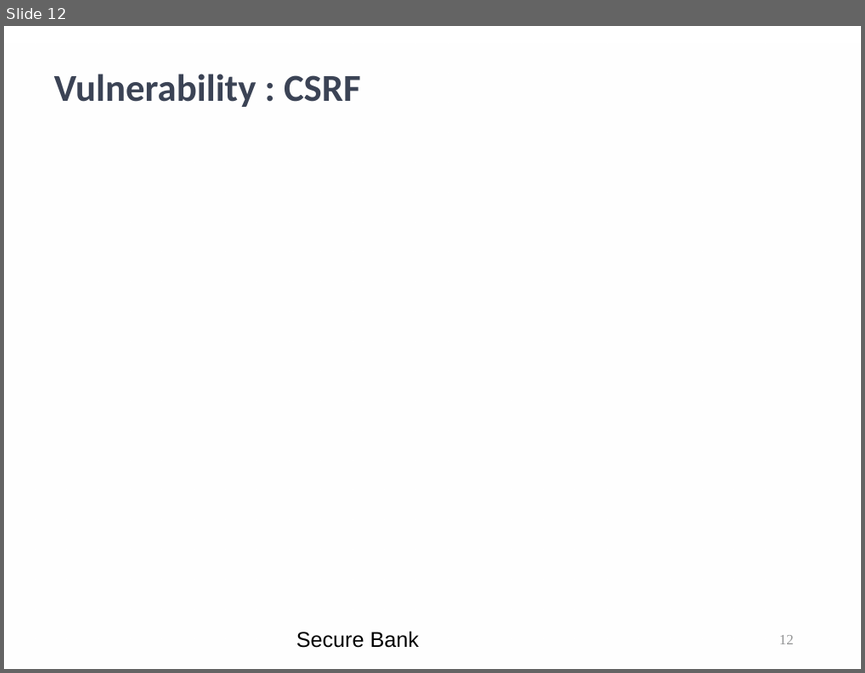
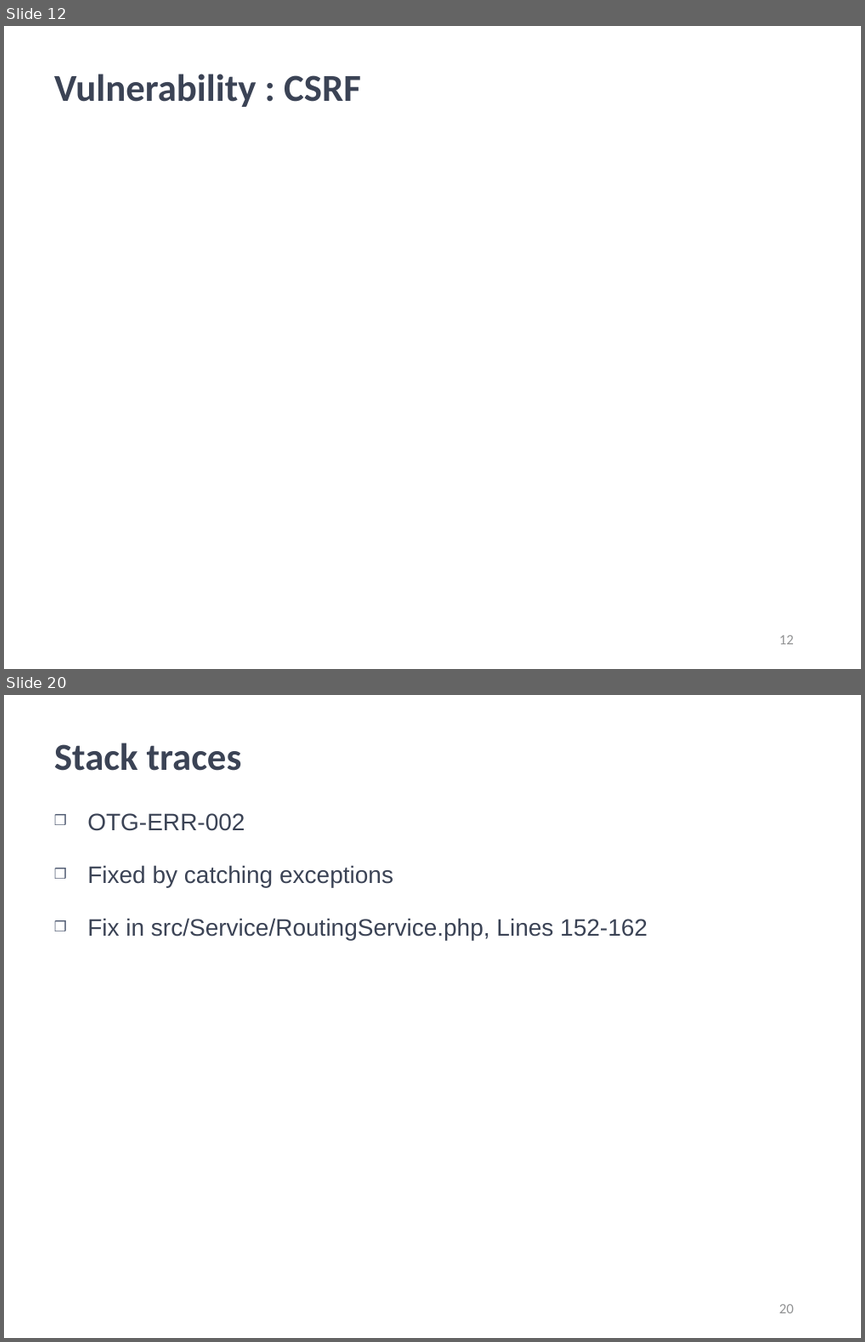
Before and after one commit to kwuerl/secure-coding-team-8, a slide deck: presentations/Phase3.ppt. Shown one above the other, each under a label of ours: slide 12 before the commit, slides 12 and 20 after it; the slides between them are not shown. The pictures are 865x673 and 865x1342 pixels, drawn with LibreOffice and Linux fonts; fonts in the diff are those of the drawing; background and template pictures are left out. Boxes give left, top, right and bottom in pixels: in the first picture for what was removed or moved away, otherwise in the second. Text is boxed around its words. In the diff, an @@ line names an element or a change of style, - is before the commit and + after.

```diff
--- a/presentations/Phase3.ppt
+++ b/presentations/Phase3.ppt
@@ slide 20 added at (4, 695, 861, 1338), background picture (left out) @@
@@ title added at (54, 743, 242, 771), 32 pt, text #3B4355, bold @@
+Stack traces
@@ text added at (87, 813, 647, 940), 20 pt, text #3B4355 @@
+❒ OTG-ERR-002
+❒ Fixed by catching exceptions
+❒ Fix in src/Service/RoutingService.php, Lines 152-162
@@ page number added at (779, 1304, 794, 1313), 12 pt, text #919293 @@
+20
@@ slide 12 changed as well @@
@@ rectangle removed at (4, 43, 861, 669) @@
@@ text removed at (296, 630, 419, 647) @@
-Secure Bank
@@ page number at (779, 635, 794, 644): font Times New Roman to Calibri @@
```
Also in this commit, not shown: 34 other slides changed, 12 other slides added, 1 slide removed.
